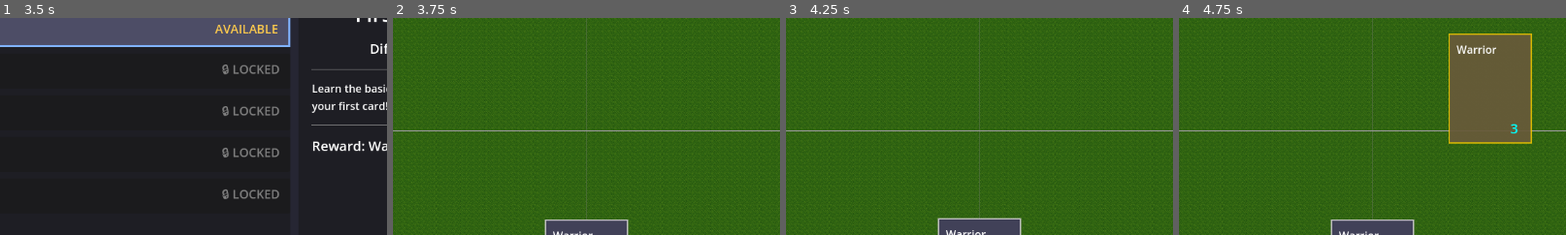
Above: before the commit, frames 1-4 (left to right).
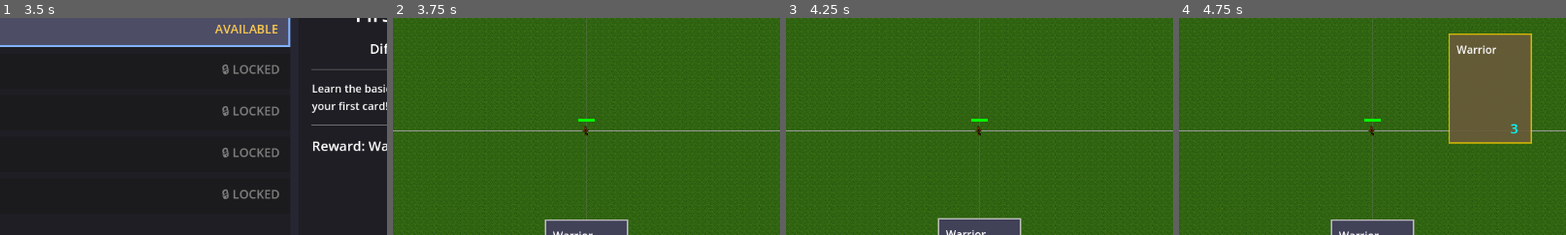
Above: after the commit, the same moments.

Repository: amari-charles/project-summoner
Game: Godot game, scene res://scenes/ui/main_menu.tscn
Two runs of this game, one before a commit and one after it. Both use one fixed random seed, a clock stepped at 60 frames per second and the inputs below.
Inputs (mouse positions are % of the whole screen's width and height, from its top left):
- Up to frame 1 (3.5 s): click "PLAY" at 0.5 s; click "SELECT" at 1.25 s; click "CHOOSE WARRIOR" at 2 s; click (32, 26) at 2.75 s
- Up to frame 2 (3.75 s): click "START BATTLE" at 3.5 s
- Up to frame 3 (4.25 s): no input
- Up to frame 4 (4.75 s): tap Enter at 4.25 s; drag from (50, 83) to (60, 28) at 4.27 s
The pictures show only the part of the screen within x 25-75%, y 24-74%; the shares and areas given below are measured in that part.

Frame 1 is identical in both runs. In frame 2, less than 0.1% of the frame differs, in the area x 47-53%, y 46-55%; in frame 3, less than 0.1%; in frame 4, less than 0.1%.

Commit message:
Implement smart AI system with pluggable architecture
- Created abstract AIController base class for all AI implementations
- Implemented ScriptedAI for tutorial battles with fixed spawn sequences
- Implemented HeuristicAI with strategic decision making:
  * Battlefield state awareness (winning/losing/even)
  * Personality system (Aggressive, Defensive, Balanced, Spell-focused)
  * Smart card selection based on mana efficiency and situation
  * Zone-based positioning system
  * Adaptive play timing based on difficulty and state
- Added AI configuration to all campaign battles
- Created AILoader factory to instantiate correct AI type per battle
- Updated GameController to load AI dynamically for campaign battles

Tutorial battle now spawns training dummy immediately at center.
Other battles use heuristic AI with different personalities and difficulties.

🤖 Generated with [Claude Code](https://claude.com/claude-code)

Co-Authored-By: Claude <noreply@anthropic.com>

Diff:
--- /dev/null
+++ b/scripts/ai/ai_controller.gd
@@ -0,0 +1,60 @@
+extends Node
+class_name AIController
+
+## Abstract base class for all AI implementations
+## Subclasses implement specific AI strategies (heuristic, scripted, RL, etc.)
+
+## Reference to the summoner this AI controls
+var summoner: Summoner
+
+## Called when the battle starts
+func on_battle_start() -> void:
+	pass
+
+## Called when the AI should make a decision
+## Returns true if the AI wants to play a card
+func should_play_card() -> bool:
+	return false
+
+## Select which card from hand to play
+## Returns the index of the card to play, or -1 if no card should be played
+func select_card_to_play() -> int:
+	return -1
+
+## Select where to spawn the card
+## Returns the world position to spawn at
+func select_spawn_position(card: Card) -> Vector2:
+	return Vector2.ZERO
+
+## Helper: Get battlefield dimensions
+func get_battlefield_bounds() -> Rect2:
+	# Default battlefield bounds (can be overridden)
+	return Rect2(0, 0, 1920, 1080)
+
+## Helper: Count friendly units
+func count_friendly_units() -> int:
+	var group_name = "enemy_units" if summoner.team == Unit.Team.ENEMY else "player_units"
+	return get_tree().get_nodes_in_group(group_name).size()
+
+## Helper: Count enemy units
+func count_enemy_units() -> int:
+	var group_name = "player_units" if summoner.team == Unit.Team.ENEMY else "enemy_units"
+	return get_tree().get_nodes_in_group(group_name).size()
+
+## Helper: Get our base HP ratio (0-1)
+func get_our_base_hp_ratio() -> float:
+	var base_group = "enemy_bases" if summoner.team == Unit.Team.ENEMY else "player_bases"
+	var bases = get_tree().get_nodes_in_group(base_group)
+	if bases.size() > 0:
+		var base = bases[0]
+		return base.current_hp / base.max_hp
+	return 1.0
+
+## Helper: Get enemy base HP ratio (0-1)
+func get_enemy_base_hp_ratio() -> float:
+	var base_group = "player_bases" if summoner.team == Unit.Team.ENEMY else "enemy_bases"
+	var bases = get_tree().get_nodes_in_group(base_group)
+	if bases.size() > 0:
+		var base = bases[0]
+		return base.current_hp / base.max_hp
+	return 1.0
--- /dev/null
+++ b/scripts/ai/ai_loader.gd
@@ -0,0 +1,78 @@
+extends Node
+class_name AILoader
+
+## AILoader - Factory for creating AI controllers based on battle config
+## Instantiates the appropriate AI type and configures it
+
+## Create AI controller from battle configuration
+static func create_ai_for_battle(battle_config: Dictionary, summoner: Summoner) -> AIController:
+	var ai_type = battle_config.get("ai_type", "heuristic")
+	var ai: AIController = null
+
+	match ai_type:
+		"scripted":
+			ai = _create_scripted_ai(battle_config)
+		"heuristic":
+			ai = _create_heuristic_ai(battle_config)
+		_:
+			push_warning("AILoader: Unknown AI type '%s', defaulting to heuristic" % ai_type)
+			ai = _create_heuristic_ai(battle_config)
+
+	if ai:
+		ai.summoner = summoner
+		ai.name = "AI"
+
+	return ai
+
+## Create ScriptedAI from config
+static func _create_scripted_ai(battle_config: Dictionary) -> ScriptedAI:
+	var ai = ScriptedAI.new()
+
+	# Load spawn script
+	var script_data = battle_config.get("ai_script", [])
+	if script_data.size() > 0:
+		# Convert position dictionaries to Vector2
+		var converted_script = []
+		for event in script_data:
+			var converted_event = event.duplicate()
+			if event.has("position") and event["position"] is Dictionary:
+				var pos_dict = event["position"]
+				converted_event["position"] = Vector2(
+					pos_dict.get("x", 0),
+					pos_dict.get("y", 0)
+				)
+			converted_script.append(converted_event)
+
+		ai.load_script(converted_script)
+
+	return ai
+
+## Create HeuristicAI from config
+static func _create_heuristic_ai(battle_config: Dictionary) -> HeuristicAI:
+	var ai = HeuristicAI.new()
+
+	# Set personality
+	var personality_str = battle_config.get("ai_personality", "balanced")
+	match personality_str.to_lower():
+		"aggressive":
+			ai.personality = HeuristicAI.Personality.AGGRESSIVE
+		"defensive":
+			ai.personality = HeuristicAI.Personality.DEFENSIVE
+		"balanced":
+			ai.personality = HeuristicAI.Personality.BALANCED
+		"spell_focused":
+			ai.personality = HeuristicAI.Personality.SPELL_FOCUSED
+		_:
+			ai.personality = HeuristicAI.Personality.BALANCED
+
+	# Set difficulty
+	ai.difficulty = battle_config.get("ai_difficulty", 3)
+
+	# Apply additional config
+	var ai_config = battle_config.get("ai_config", {})
+	if ai_config.has("play_interval_min"):
+		ai.play_interval_min = ai_config["play_interval_min"]
+	if ai_config.has("play_interval_max"):
+		ai.play_interval_max = ai_config["play_interval_max"]
+
+	return ai
--- /dev/null
+++ b/scripts/ai/heuristic_ai.gd
@@ -0,0 +1,290 @@
+extends AIController
+class_name HeuristicAI
+
+## Smart rule-based AI with strategic decision making
+## Adapts to battlefield state, uses personalities, and plays intelligently
+
+enum Personality { AGGRESSIVE, DEFENSIVE, BALANCED, SPELL_FOCUSED }
+enum BattlefieldState { LOSING_BADLY, LOSING, EVEN, WINNING }
+
+## Configuration
+@export var personality: Personality = Personality.BALANCED
+@export var difficulty: int = 3  # 1-5, affects decision quality and speed
+@export var play_interval_min: float = 3.0
+@export var play_interval_max: float = 6.0
+
+## State
+var play_timer: float = 0.0
+var next_play_time: float = 0.0
+
+func _ready() -> void:
+	if summoner == null:
+		summoner = get_parent() as Summoner
+	_set_next_play_time()
+
+func _process(delta: float) -> void:
+	if summoner == null or not summoner.is_alive:
+		return
+
+	play_timer += delta
+
+	if play_timer >= next_play_time and should_play_card():
+		var card_index = select_card_to_play()
+		if card_index != -1:
+			var card = summoner.hand[card_index]
+			var position = select_spawn_position(card)
+			summoner.play_card(card_index, position)
+		_set_next_play_time()
+
+func on_battle_start() -> void:
+	play_timer = 0.0
+	_set_next_play_time()
+
+## Decide if we should play a card now
+func should_play_card() -> bool:
+	if summoner.hand.is_empty():
+		return false
+
+	# Check if we have any playable cards
+	var has_playable = false
+	for card in summoner.hand:
+		if card.can_play(int(summoner.mana)):
+			has_playable = true
+			break
+
+	return has_playable
+
+## Select which card to play based on strategy
+func select_card_to_play() -> int:
+	if summoner.hand.is_empty():
+		return -1
+
+	var battlefield_state = _evaluate_battlefield_state()
+	var best_card_index = -1
+	var best_score = -INF
+
+	# Score each playable card
+	for i in range(summoner.hand.size()):
+		var card = summoner.hand[i]
+		if not card.can_play(int(summoner.mana)):
+			continue
+
+		var score = _score_card(card, battlefield_state)
+		if score > best_score:
+			best_score = score
+			best_card_index = i
+
+	return best_card_index
+
+## Select spawn position based on strategy
+func select_spawn_position(card: Card) -> Vector2:
+	var zone = _select_spawn_zone(card)
+	return _get_random_position_in_zone(zone)
+
+## Score a card based on current situation
+func _score_card(card: Card, state: BattlefieldState) -> float:
+	var score = 0.0
+
+	# Base score: mana efficiency
+	score += 10.0 - card.mana_cost  # Prefer cheaper cards slightly
+
+	# Adjust based on card type
+	match card.card_type:
+		Card.CardType.SUMMON:
+			score += _score_summon_card(card, state)
+		Card.CardType.SPELL:
+			score += _score_spell_card(card, state)
+
+	# Personality preferences
+	score += _apply_personality_bonus(card)
+
+	# Difficulty affects randomness (higher difficulty = more optimal play)
+	var randomness = 5.0 * (6 - difficulty)  # difficulty 1 = ±25, difficulty 5 = ±5
+	score += randf_range(-randomness, randomness)
+
+	return score
+
+## Score summon cards
+func _score_summon_card(card: Card, state: BattlefieldState) -> float:
+	var score = 10.0  # Base preference for summons
+
+	match state:
+		BattlefieldState.LOSING_BADLY:
+			score += 15.0  # Desperately need units
+		BattlefieldState.LOSING:
+			score += 10.0
+		BattlefieldState.WINNING:
+			score += 5.0  # Still good but less urgent
+
+	return score
+
+## Score spell cards
+func _score_spell_card(card: Card, state: BattlefieldState) -> float:
+	var score = 5.0  # Base preference for spells
+
+	# Check if there are enemy units to target
+	var enemy_unit_count = count_enemy_units()
+
+	match state:
+		BattlefieldState.LOSING_BADLY:
+			if enemy_unit_count > 3:
+				score += 20.0  # Use spells to clear threats
+		BattlefieldState.LOSING:
+			if enemy_unit_count > 2:
+				score += 10.0
+		BattlefieldState.WINNING:
+			score += 8.0  # Good for finishing
+
+	# If no enemies, spells are less useful
+	if enemy_unit_count == 0:
+		score -= 10.0
+
+	return score
+
+## Apply personality bonuses to card scores
+func _apply_personality_bonus(card: Card) -> float:
+	var bonus = 0.0
+
+	match personality:
+		Personality.AGGRESSIVE:
+			if card.card_type == Card.CardType.SUMMON:
+				bonus += 5.0
+			if card.mana_cost <= 3:  # Prefer cheaper cards for faster spam
+				bonus += 3.0
+
+		Personality.DEFENSIVE:
+			# TODO: When we have wall cards, prefer them
+			if card.mana_cost >= 4:  # Prefer higher cost units (stronger)
+				bonus += 3.0
+
+		Personality.SPELL_FOCUSED:
+			if card.card_type == Card.CardType.SPELL:
+				bonus += 10.0
+			else:
+				bonus -= 3.0
+
+		Personality.BALANCED:
+			# No special bonuses, balanced play
+			pass
+
+	return bonus
+
+## Evaluate current battlefield state
+func _evaluate_battlefield_state() -> BattlefieldState:
+	var our_units = count_friendly_units()
+	var enemy_units = count_enemy_units()
+	var our_hp_ratio = get_our_base_hp_ratio()
+	var enemy_hp_ratio = get_enemy_base_hp_ratio()
+
+	# Calculate advantage scores
+	var unit_advantage = float(our_units - enemy_units)
+	var hp_advantage = our_hp_ratio - enemy_hp_ratio
+
+	# Combined score
+	var total_advantage = unit_advantage * 0.5 + hp_advantage * 0.5
+
+	if total_advantage < -0.4 or our_hp_ratio < 0.3:
+		return BattlefieldState.LOSING_BADLY
+	elif total_advantage < -0.1:
+		return BattlefieldState.LOSING
+	elif total_advantage > 0.2:
+		return BattlefieldState.WINNING
+	else:
+		return BattlefieldState.EVEN
+
+## Select which zone to spawn in
+func _select_spawn_zone(card: Card) -> String:
+	var state = _evaluate_battlefield_state()
+
+	# Determine zone preference based on personality and state
+	match personality:
+		Personality.AGGRESSIVE:
+			if state == BattlefieldState.WINNING:
+				return "aggressive"
+			elif state == BattlefieldState.EVEN:
+				return "neutral"
+			else:
+				return "neutral"  # Regroup when losing
+
+		Personality.DEFENSIVE:
+			if state == BattlefieldState.LOSING_BADLY:
+				return "defensive"
+			elif state == BattlefieldState.LOSING:
+				return "defensive"
+			else:
+				return "neutral"
+
+		Personality.SPELL_FOCUSED:
+			return "neutral"  # Spells from center
+
+		Personality.BALANCED:
+			if state == BattlefieldState.LOSING:
+				return "defensive"
+			elif state == BattlefieldState.WINNING:
+				return "aggressive"
+			else:
+				return "neutral"
+
+	return "neutral"
+
+## Get random position within a zone
+func _get_random_position_in_zone(zone: String) -> Vector2:
+	var bounds = get_battlefield_bounds()
+	var x: float
+	var y: float
+
+	# X position based on zone and team
+	if summoner.team == Unit.Team.ENEMY:
+		# Enemy spawns on right side
+		match zone:
+			"defensive":
+				x = randf_range(bounds.size.x * 0.75, bounds.size.x * 0.95)
+			"neutral":
+				x = randf_range(bounds.size.x * 0.5, bounds.size.x * 0.7)
+			"aggressive":
+				x = randf_range(bounds.size.x * 0.3, bounds.size.x * 0.5)
+			_:
+				x = randf_range(bounds.size.x * 0.6, bounds.size.x * 0.8)
+	else:
+		# Player spawns on left side
+		match zone:
+			"defensive":
+				x = randf_range(bounds.size.x * 0.05, bounds.size.x * 0.25)
+			"neutral":
+				x = randf_range(bounds.size.x * 0.3, bounds.size.x * 0.5)
+			"aggressive":
+				x = randf_range(bounds.size.x * 0.5, bounds.size.x * 0.7)
+			_:
+				x = randf_range(bounds.size.x * 0.2, bounds.size.x * 0.4)
+
+	# Y position - full height with some margin
+	y = randf_range(bounds.size.y * 0.2, bounds.size.y * 0.8)
+
+	return Vector2(x, y)
+
+## Set next play time based on state and difficulty
+func _set_next_play_time() -> void:
+	play_timer = 0.0
+
+	var state = _evaluate_battlefield_state()
+	var base_min = play_interval_min
+	var base_max = play_interval_max
+
+	# Adjust intervals based on battlefield state
+	match state:
+		BattlefieldState.LOSING_BADLY:
+			base_min *= 0.5
+			base_max *= 0.5
+		BattlefieldState.LOSING:
+			base_min *= 0.7
+			base_max *= 0.7
+		BattlefieldState.WINNING:
+			base_min *= 1.3
+			base_max *= 1.3
+
+	# Adjust based on difficulty (higher difficulty = faster play)
+	var difficulty_factor = 1.0 - (difficulty - 3) * 0.1  # diff 1 = 1.2x, diff 5 = 0.8x
+	base_min *= difficulty_factor
+	base_max *= difficulty_factor
+
+	next_play_time = randf_range(base_min, base_max)
--- /dev/null
+++ b/scripts/ai/scripted_ai.gd
@@ -0,0 +1,86 @@
+extends AIController
+class_name ScriptedAI
+
+## Scripted AI for tutorial battles
+## Executes a predetermined sequence of spawns at specific times/positions
+## Does not play cards autonomously - only follows the script
+
+## Script configuration
+var spawn_script: Array = []  # Array of {delay: float, card_name: String, position: Vector2}
+var script_index: int = 0
+var time_since_start: float = 0.0
+var is_active: bool = true
+
+func _ready() -> void:
+	if summoner == null:
+		summoner = get_parent() as Summoner
+
+func _process(delta: float) -> void:
+	if not is_active or script_index >= spawn_script.size():
+		return
+
+	time_since_start += delta
+
+	# Check if it's time to execute next spawn
+	while script_index < spawn_script.size():
+		var spawn_event = spawn_script[script_index]
+		var trigger_time = spawn_event.get("delay", 0.0)
+
+		if time_since_start >= trigger_time:
+			_execute_spawn_event(spawn_event)
+			script_index += 1
+		else:
+			break
+
+func on_battle_start() -> void:
+	time_since_start = 0.0
+	script_index = 0
+	is_active = true
+
+## Load spawn script from battle config
+func load_script(script_data: Array) -> void:
+	spawn_script = script_data.duplicate(true)
+	script_index = 0
+	time_since_start = 0.0
+	print("ScriptedAI: Loaded script with %d events" % spawn_script.size())
+
+## Execute a single spawn event from the script
+func _execute_spawn_event(event: Dictionary) -> void:
+	var card_name = event.get("card_name", "")
+	var position = event.get("position", Vector2.ZERO)
+
+	# Find the card in hand by name
+	var card_index = _find_card_by_name(card_name)
+	if card_index == -1:
+		push_warning("ScriptedAI: Card '%s' not found in hand" % card_name)
+		return
+
+	var card = summoner.hand[card_index]
+
+	# Check if we can afford it
+	if not card.can_play(int(summoner.mana)):
+		push_warning("ScriptedAI: Not enough mana to play '%s'" % card_name)
+		return
+
+	# Play the card
+	summoner.play_card(card_index, position)
+	print("ScriptedAI: Executed spawn - %s at %s" % [card_name, position])
+
+## Find card in hand by catalog ID or card name
+func _find_card_by_name(card_name: String) -> int:
+	for i in range(summoner.hand.size()):
+		var card = summoner.hand[i]
+		# Match by card_name or catalog_id
+		if card.card_name.to_lower() == card_name.to_lower():
+			return i
+	return -1
+
+## Override base methods (scripted AI doesn't use these)
+func should_play_card() -> bool:
+	return false  # Scripted AI doesn't auto-play, only follows script
+
+func select_card_to_play() -> int:
+	return -1
+
+func select_spawn_position(_card: Card) -> Vector2:
+	return Vector2.ZERO
--- a/scripts/core/game_controller.gd
+++ b/scripts/core/game_controller.gd
@@ -64,6 +64,9 @@
 			base.base_destroyed.connect(_on_base_destroyed)
 			enemy_base = base
 			print("Connected to enemy base")
+
+	# Setup AI for campaign battles
+	_setup_campaign_ai()
 
 	# Start the match
 	call_deferred("start_game")
@@ -218,3 +221,42 @@
 		await get_tree().create_timer(2.0).timeout
 		get_tree().paused = false
 		get_tree().change_scene_to_file("res://scenes/ui/campaign_screen.tscn")
+
+## Setup AI for campaign battles
+func _setup_campaign_ai() -> void:
+	if not enemy_summoner:
+		return
+
+	# Check if this is a campaign battle
+	var profile_repo = get_node_or_null("/root/ProfileRepo")
+	if not profile_repo:
+		return
+
+	var profile = profile_repo.get_active_profile()
+	if profile.is_empty():
+		return
+
+	var current_battle_id = profile.get("campaign_progress", {}).get("current_battle", "")
+	if current_battle_id == "":
+		return  # Not a campaign battle
+
+	# Load battle config
+	var campaign = get_node_or_null("/root/Campaign")
+	if not campaign:
+		return
+
+	var battle_config = campaign.get_battle(current_battle_id)
+	if battle_config.is_empty():
+		return
+
+	# Remove existing AI (SimpleAI from scene)
+	for child in enemy_summoner.get_children():
+		if child is AIController or child.get_script() == preload("res://scripts/core/simple_ai.gd"):
+			print("GameController: Removing old AI: %s" % child.name)
+			child.queue_free()
+
+	# Create and attach new AI
+	var ai = AILoader.create_ai_for_battle(battle_config, enemy_summoner)
+	if ai:
+		enemy_summoner.add_child(ai)
+		print("GameController: Loaded %s AI for battle '%s'" % [battle_config.get("ai_type", "unknown"), current_battle_id])
--- a/scripts/services/campaign_service.gd
+++ b/scripts/services/campaign_service.gd
@@ -61,7 +61,12 @@
 			{"catalog_id": "training_dummy", "count": 1}
 		],
 		"enemy_hp": 200.0,  # Low HP for tutorial
-		"unlock_requirements": []
+		"unlock_requirements": [],
+		# AI Configuration
+		"ai_type": "scripted",
+		"ai_script": [
+			{"delay": 0.0, "card_name": "Training Dummy", "position": {"x": 960, "y": 540}}
+		]
 	}
 
 	# Battle 1: Building army
@@ -78,7 +83,15 @@
 		"enemy_deck": [
 			{"catalog_id": "warrior", "count": 2}
 		],
-		"unlock_requirements": ["battle_00"]
+		"unlock_requirements": ["battle_00"],
+		# AI Configuration
+		"ai_type": "heuristic",
+		"ai_personality": "defensive",
+		"ai_difficulty": 1,
+		"ai_config": {
+			"play_interval_min": 4.0,
+			"play_interval_max": 7.0
+		}
 	}
 
 	# Battle 2: Fortification
@@ -95,7 +108,15 @@
 			{"catalog_id": "warrior", "count": 2},
 			{"catalog_id": "archer", "count": 1}
 		],
-		"unlock_requirements": ["battle_01"]
+		"unlock_requirements": ["battle_01"],
+		# AI Configuration
+		"ai_type": "heuristic",
+		"ai_personality": "balanced",
+		"ai_difficulty": 2,
+		"ai_config": {
+			"play_interval_min": 3.0,
+			"play_interval_max": 6.0
+		}
 	}
 
 	# Battle 3: Random reward
@@ -115,7 +136,15 @@
 			{"catalog_id": "archer", "count": 2},
 			{"catalog_id": "wall", "count": 1}
 		],
-		"unlock_requirements": ["battle_02"]
+		"unlock_requirements": ["battle_02"],
+		# AI Configuration
+		"ai_type": "heuristic",
+		"ai_personality": "aggressive",
+		"ai_difficulty": 3,
+		"ai_config": {
+			"play_interval_min": 2.5,
+			"play_interval_max": 5.0
+		}
 	}
 
 	# Battle 4: Rare reward
@@ -133,7 +162,15 @@
 			{"catalog_id": "archer", "count": 3},
 			{"catalog_id": "wall", "count": 2}
 		],
-		"unlock_requirements": ["battle_03"]
+		"unlock_requirements": ["battle_03"],
+		# AI Configuration
+		"ai_type": "heuristic",
+		"ai_personality": "spell_focused",
+		"ai_difficulty": 4,
+		"ai_config": {
+			"play_interval_min": 2.0,
+			"play_interval_max": 4.0
+		}
 	}
 
 	print("CampaignService: Loaded %d battles" % _battles.size())
